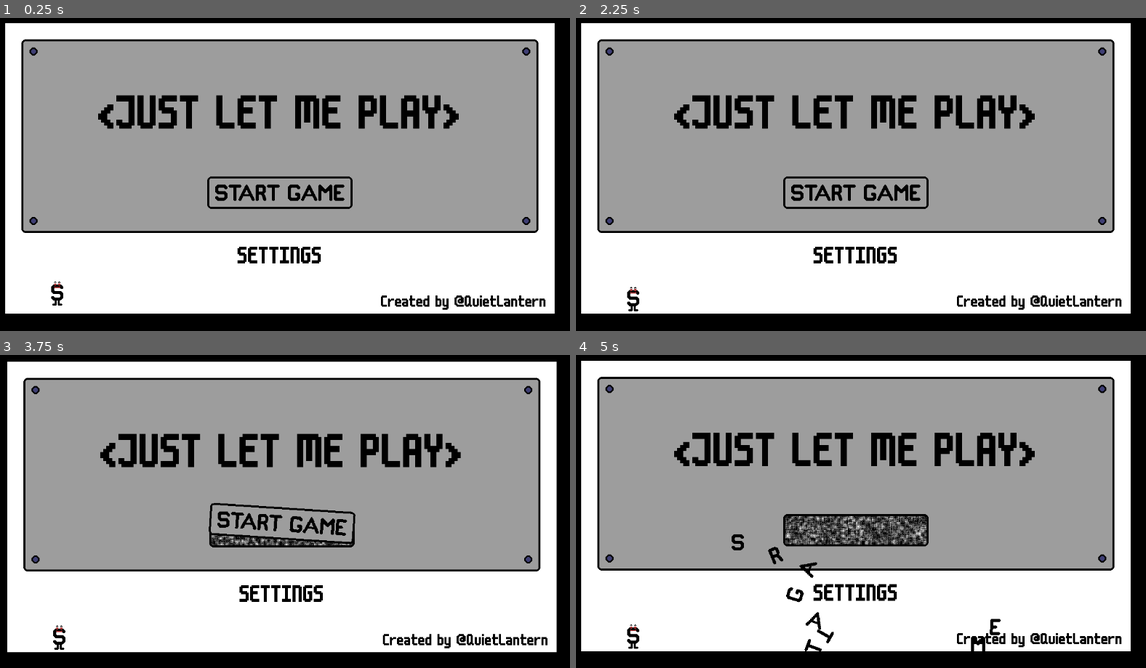
Above: before the commit, frames 1-4 (two rows, left to right).
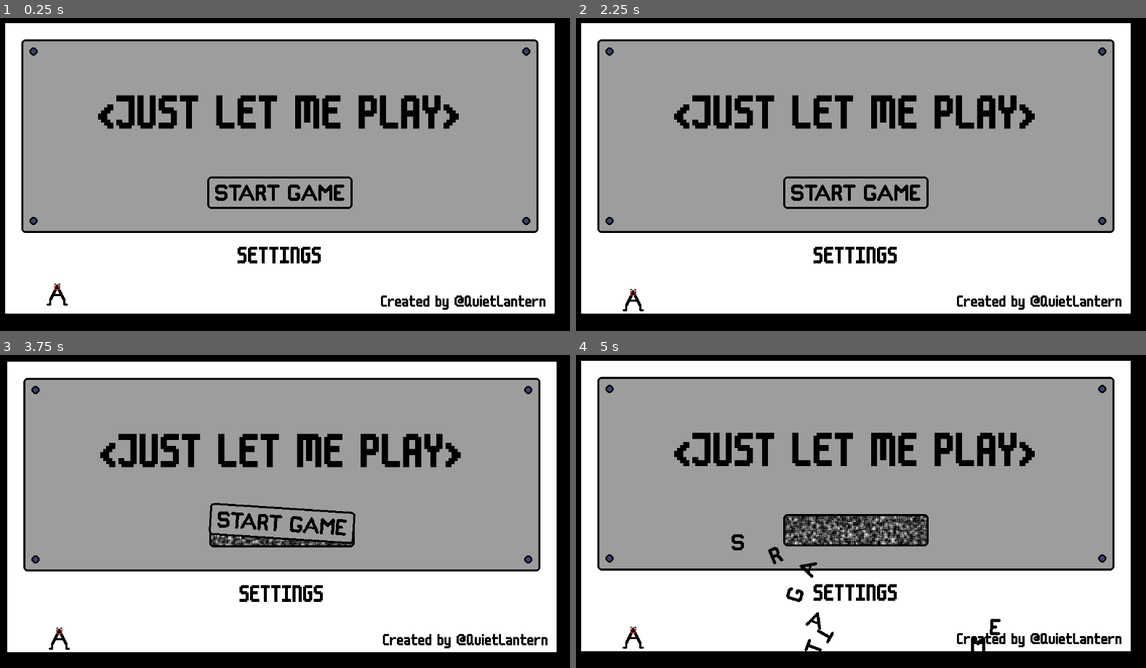
Above: after the commit, the same moments.

Repository: conor-wilson/secret-sapphire
Game: Godot game, scene res://scenes/main.tscn
Two runs of this game, one before a commit and one after it. Both use one fixed random seed, a clock stepped at 60 frames per second and the inputs below.
Inputs (mouse positions are in pixels of both pictures, inside the frame that each line leads up to):
- Up to frame 1 (0.25 s): no input
- Up to frame 2 (2.25 s): move the mouse to (855, 136) at 0.52 s; hold Right (ui_right) 0.53-1.25 s; click (855, 136) at 0.6 s; click "SETTINGS" at 1.25 s; click "BACK" at 2 s
- Up to frame 3 (3.75 s): tap Enter at 2.75 s; move the mouse to (279, 473) at 2.77 s; hold Right (ui_right) 2.78-3.53 s; click (279, 473) at 2.85 s; tap Space at 3.5 s; move the mouse to (279, 530) at 3.52 s; hold Left (ui_left) from 3.53 s (still down); click (279, 530) at 3.6 s
- Up to frame 4 (5 s): move the mouse to (610, 389) at 4.27 s; release Left (ui_left) at 4.28 s; hold Right (ui_right) from 4.28 s (still down); click (610, 389) at 4.35 s

The runs differ from the first frame. In frame 1, 0.1% of the frame differs, in the area x 8-12%, y 83-92%; in frame 2, 0.1%; in frame 3, 0.4%; in frame 4, 1.6%, in the area x 8-62%, y 51-94%.

Commit message:
Added animation sheets for T, A and R

Diff:
--- /dev/null
+++ b/let-me-play/assets/art/RunningLetters/running_a.tres
@@ -0,0 +1,177 @@
+[gd_resource type="SpriteFrames" load_steps=25 format=3 uid="uid://rftjcopnmkle"]
+
+[ext_resource type="Texture2D" uid="uid://cc8lv235lwlhu" path="res://assets/art/RunningLetters/A-Idle.png" id="1_gfffm"]
+[ext_resource type="Texture2D" uid="uid://cx63nanbs6gff" path="res://assets/art/RunningLetters/A-Jumping-Sheet.png" id="2_4d12v"]
+[ext_resource type="Texture2D" uid="uid://dgns8er7yvqw3" path="res://assets/art/RunningLetters/A-Running_Left-Sheet.png" id="3_ae071"]
+[ext_resource type="Texture2D" uid="uid://cc5p3lc3tpaso" path="res://assets/art/RunningLetters/A-Running_Right-Sheet.png" id="4_16nw8"]
+
+[sub_resource type="AtlasTexture" id="AtlasTexture_q16ux"]
+atlas = ExtResource("2_4d12v")
+region = Rect2(0, 0, 64, 64)
+
+[sub_resource type="AtlasTexture" id="AtlasTexture_8snyi"]
+atlas = ExtResource("2_4d12v")
+region = Rect2(64, 0, 64, 64)
+
+[sub_resource type="AtlasTexture" id="AtlasTexture_yfo7h"]
+atlas = ExtResource("2_4d12v")
+region = Rect2(128, 0, 64, 64)
+
+[sub_resource type="AtlasTexture" id="AtlasTexture_4cmul"]
+atlas = ExtResource("2_4d12v")
+region = Rect2(192, 0, 64, 64)
+
+[sub_resource type="AtlasTexture" id="AtlasTexture_27i1l"]
+atlas = ExtResource("3_ae071")
+region = Rect2(0, 0, 64, 64)
+
+[sub_resource type="AtlasTexture" id="AtlasTexture_2abv2"]
+atlas = ExtResource("3_ae071")
+region = Rect2(64, 0, 64, 64)
+
+[sub_resource type="AtlasTexture" id="AtlasTexture_m2cdk"]
+atlas = ExtResource("3_ae071")
+region = Rect2(128, 0, 64, 64)
+
+[sub_resource type="AtlasTexture" id="AtlasTexture_gmsww"]
+atlas = ExtResource("3_ae071")
+region = Rect2(192, 0, 64, 64)
+
+[sub_resource type="AtlasTexture" id="AtlasTexture_jti5o"]
+atlas = ExtResource("3_ae071")
+region = Rect2(256, 0, 64, 64)
+
+[sub_resource type="AtlasTexture" id="AtlasTexture_dq7ty"]
+atlas = ExtResource("3_ae071")
+region = Rect2(320, 0, 64, 64)
+
+[sub_resource type="AtlasTexture" id="AtlasTexture_eh8n1"]
+atlas = ExtResource("3_ae071")
+region = Rect2(384, 0, 64, 64)
+
+[sub_resource type="AtlasTexture" id="AtlasTexture_t47l7"]
+atlas = ExtResource("3_ae071")
+region = Rect2(448, 0, 64, 64)
+
+[sub_resource type="AtlasTexture" id="AtlasTexture_vmlgh"]
+atlas = ExtResource("4_16nw8")
+region = Rect2(0, 0, 64, 64)
+
+[sub_resource type="AtlasTexture" id="AtlasTexture_h0i0l"]
+atlas = ExtResource("4_16nw8")
+region = Rect2(64, 0, 64, 64)
+
+[sub_resource type="AtlasTexture" id="AtlasTexture_caxp6"]
+atlas = ExtResource("4_16nw8")
+region = Rect2(128, 0, 64, 64)
+
+[sub_resource type="AtlasTexture" id="AtlasTexture_0fkuf"]
+atlas = ExtResource("4_16nw8")
+region = Rect2(192, 0, 64, 64)
+
+[sub_resource type="AtlasTexture" id="AtlasTexture_soulc"]
+atlas = ExtResource("4_16nw8")
+region = Rect2(256, 0, 64, 64)
+
+[sub_resource type="AtlasTexture" id="AtlasTexture_2dr1e"]
+atlas = ExtResource("4_16nw8")
+region = Rect2(320, 0, 64, 64)
+
+[sub_resource type="AtlasTexture" id="AtlasTexture_notrc"]
+atlas = ExtResource("4_16nw8")
+region = Rect2(384, 0, 64, 64)
+
+[sub_resource type="AtlasTexture" id="AtlasTexture_j8wkk"]
+atlas = ExtResource("4_16nw8")
+region = Rect2(448, 0, 64, 64)
+
+[resource]
+animations = [{
+"frames": [],
+"loop": true,
+"name": &"default",
+"speed": 5.0
+}, {
+"frames": [{
+"duration": 1.0,
+"texture": ExtResource("1_gfffm")
+}],
+"loop": true,
+"name": &"idle",
+"speed": 12.0
+}, {
+"frames": [{
+"duration": 1.0,
+"texture": SubResource("AtlasTexture_q16ux")
+}, {
+"duration": 1.0,
+"texture": SubResource("AtlasTexture_8snyi")
+}, {
+"duration": 1.0,
+"texture": SubResource("AtlasTexture_yfo7h")
+}, {
+"duration": 1.0,
+"texture": SubResource("AtlasTexture_4cmul")
+}],
+"loop": false,
+"name": &"jumping",
+"speed": 12.0
+}, {
+"frames": [{
+"duration": 1.0,
+"texture": SubResource("AtlasTexture_27i1l")
+}, {
+"duration": 1.0,
+"texture": SubResource("AtlasTexture_2abv2")
+}, {
+"duration": 1.0,
+"texture": SubResource("AtlasTexture_m2cdk")
+}, {
+"duration": 1.0,
+"texture": SubResource("AtlasTexture_gmsww")
+}, {
+"duration": 1.0,
+"texture": SubResource("AtlasTexture_jti5o")
+}, {
+"duration": 1.0,
+"texture": SubResource("AtlasTexture_dq7ty")
+}, {
+"duration": 1.0,
+"texture": SubResource("AtlasTexture_eh8n1")
+}, {
+"duration": 1.0,
+"texture": SubResource("AtlasTexture_t47l7")
+}],
+"loop": true,
+"name": &"running_left",
+"speed": 12.0
+}, {
+"frames": [{
+"duration": 1.0,
+"texture": SubResource("AtlasTexture_vmlgh")
+}, {
+"duration": 1.0,
+"texture": SubResource("AtlasTexture_h0i0l")
+}, {
+"duration": 1.0,
+"texture": SubResource("AtlasTexture_caxp6")
+}, {
+"duration": 1.0,
+"texture": SubResource("AtlasTexture_0fkuf")
+}, {
+"duration": 1.0,
+"texture": SubResource("AtlasTexture_soulc")
+}, {
+"duration": 1.0,
+"texture": SubResource("AtlasTexture_2dr1e")
+}, {
+"duration": 1.0,
+"texture": SubResource("AtlasTexture_notrc")
+}, {
+"duration": 1.0,
+"texture": SubResource("AtlasTexture_j8wkk")
+}],
+"loop": true,
+"name": &"running_right",
+"speed": 12.0
+}]
--- /dev/null
+++ b/let-me-play/assets/art/RunningLetters/running_r.tres
@@ -0,0 +1,177 @@
+[gd_resource type="SpriteFrames" load_steps=25 format=3 uid="uid://cycrm7f7m0ie8"]
+
+[ext_resource type="Texture2D" uid="uid://fmqt4nxurtrr" path="res://assets/art/RunningLetters/R-Idle.png" id="1_8irgp"]
+[ext_resource type="Texture2D" uid="uid://b383ilw3hvbfj" path="res://assets/art/RunningLetters/R-Jumping-Sheet.png" id="2_otig5"]
+[ext_resource type="Texture2D" uid="uid://dn3mscqk3douu" path="res://assets/art/RunningLetters/R-Running_Left-Sheet.png" id="3_fey0e"]
+[ext_resource type="Texture2D" uid="uid://bxkelhd5g46dt" path="res://assets/art/RunningLetters/R-Running_Right-Sheet.png" id="4_klrhi"]
+
+[sub_resource type="AtlasTexture" id="AtlasTexture_dj3fp"]
+atlas = ExtResource("2_otig5")
+region = Rect2(0, 0, 64, 64)
+
+[sub_resource type="AtlasTexture" id="AtlasTexture_hbpqk"]
+atlas = ExtResource("2_otig5")
+region = Rect2(64, 0, 64, 64)
+
+[sub_resource type="AtlasTexture" id="AtlasTexture_orw7j"]
+atlas = ExtResource("2_otig5")
+region = Rect2(128, 0, 64, 64)
+
+[sub_resource type="AtlasTexture" id="AtlasTexture_po0dn"]
+atlas = ExtResource("2_otig5")
+region = Rect2(192, 0, 64, 64)
+
+[sub_resource type="AtlasTexture" id="AtlasTexture_iv5sr"]
+atlas = ExtResource("3_fey0e")
+region = Rect2(0, 0, 64, 64)
+
+[sub_resource type="AtlasTexture" id="AtlasTexture_q0mge"]
+atlas = ExtResource("3_fey0e")
+region = Rect2(64, 0, 64, 64)
+
+[sub_resource type="AtlasTexture" id="AtlasTexture_rlsjr"]
+atlas = ExtResource("3_fey0e")
+region = Rect2(128, 0, 64, 64)
+
+[sub_resource type="AtlasTexture" id="AtlasTexture_cqjpk"]
+atlas = ExtResource("3_fey0e")
+region = Rect2(192, 0, 64, 64)
+
+[sub_resource type="AtlasTexture" id="AtlasTexture_gmjky"]
+atlas = ExtResource("3_fey0e")
+region = Rect2(256, 0, 64, 64)
+
+[sub_resource type="AtlasTexture" id="AtlasTexture_6jhr5"]
+atlas = ExtResource("3_fey0e")
+region = Rect2(320, 0, 64, 64)
+
+[sub_resource type="AtlasTexture" id="AtlasTexture_3yqk3"]
+atlas = ExtResource("3_fey0e")
+region = Rect2(384, 0, 64, 64)
+
+[sub_resource type="AtlasTexture" id="AtlasTexture_e1qwp"]
+atlas = ExtResource("3_fey0e")
+region = Rect2(448, 0, 64, 64)
+
+[sub_resource type="AtlasTexture" id="AtlasTexture_6vxt8"]
+atlas = ExtResource("4_klrhi")
+region = Rect2(0, 0, 64, 64)
+
+[sub_resource type="AtlasTexture" id="AtlasTexture_d8puu"]
+atlas = ExtResource("4_klrhi")
+region = Rect2(64, 0, 64, 64)
+
+[sub_resource type="AtlasTexture" id="AtlasTexture_11eaf"]
+atlas = ExtResource("4_klrhi")
+region = Rect2(128, 0, 64, 64)
+
+[sub_resource type="AtlasTexture" id="AtlasTexture_egcys"]
+atlas = ExtResource("4_klrhi")
+region = Rect2(192, 0, 64, 64)
+
+[sub_resource type="AtlasTexture" id="AtlasTexture_jv8vh"]
+atlas = ExtResource("4_klrhi")
+region = Rect2(256, 0, 64, 64)
+
+[sub_resource type="AtlasTexture" id="AtlasTexture_jgxpl"]
+atlas = ExtResource("4_klrhi")
+region = Rect2(320, 0, 64, 64)
+
+[sub_resource type="AtlasTexture" id="AtlasTexture_10duo"]
+atlas = ExtResource("4_klrhi")
+region = Rect2(384, 0, 64, 64)
+
+[sub_resource type="AtlasTexture" id="AtlasTexture_lonst"]
+atlas = ExtResource("4_klrhi")
+region = Rect2(448, 0, 64, 64)
+
+[resource]
+animations = [{
+"frames": [],
+"loop": true,
+"name": &"default",
+"speed": 5.0
+}, {
+"frames": [{
+"duration": 1.0,
+"texture": ExtResource("1_8irgp")
+}],
+"loop": true,
+"name": &"idle",
+"speed": 12.0
+}, {
+"frames": [{
+"duration": 1.0,
+"texture": SubResource("AtlasTexture_dj3fp")
+}, {
+"duration": 1.0,
+"texture": SubResource("AtlasTexture_hbpqk")
+}, {
+"duration": 1.0,
+"texture": SubResource("AtlasTexture_orw7j")
+}, {
+"duration": 1.0,
+"texture": SubResource("AtlasTexture_po0dn")
+}],
+"loop": false,
+"name": &"jumping",
+"speed": 12.0
+}, {
+"frames": [{
+"duration": 1.0,
+"texture": SubResource("AtlasTexture_iv5sr")
+}, {
+"duration": 1.0,
+"texture": SubResource("AtlasTexture_q0mge")
+}, {
+"duration": 1.0,
+"texture": SubResource("AtlasTexture_rlsjr")
+}, {
+"duration": 1.0,
+"texture": SubResource("AtlasTexture_cqjpk")
+}, {
+"duration": 1.0,
+"texture": SubResource("AtlasTexture_gmjky")
+}, {
+"duration": 1.0,
+"texture": SubResource("AtlasTexture_6jhr5")
+}, {
+"duration": 1.0,
+"texture": SubResource("AtlasTexture_3yqk3")
+}, {
+"duration": 1.0,
+"texture": SubResource("AtlasTexture_e1qwp")
+}],
+"loop": true,
+"name": &"running_left",
+"speed": 12.0
+}, {
+"frames": [{
+"duration": 1.0,
+"texture": SubResource("AtlasTexture_6vxt8")
+}, {
+"duration": 1.0,
+"texture": SubResource("AtlasTexture_d8puu")
+}, {
+"duration": 1.0,
+"texture": SubResource("AtlasTexture_11eaf")
+}, {
+"duration": 1.0,
+"texture": SubResource("AtlasTexture_egcys")
+}, {
+"duration": 1.0,
+"texture": SubResource("AtlasTexture_jv8vh")
+}, {
+"duration": 1.0,
+"texture": SubResource("AtlasTexture_jgxpl")
+}, {
+"duration": 1.0,
+"texture": SubResource("AtlasTexture_10duo")
+}, {
+"duration": 1.0,
+"texture": SubResource("AtlasTexture_lonst")
+}],
+"loop": true,
+"name": &"running_right",
+"speed": 5.0
+}]
--- /dev/null
+++ b/let-me-play/assets/art/RunningLetters/running_t.tres
@@ -0,0 +1,121 @@
+[gd_resource type="SpriteFrames" load_steps=17 format=3 uid="uid://b15mmw4hxryyy"]
+
+[ext_resource type="Texture2D" uid="uid://ck0v6vduu3xvs" path="res://assets/art/RunningLetters/T-Idle.png" id="1_37sd8"]
+[ext_resource type="Texture2D" uid="uid://icf0oxljlgn1" path="res://assets/art/RunningLetters/T-Jumping-Sheet.png" id="2_j7jed"]
+[ext_resource type="Texture2D" uid="uid://dioxeckgtef0i" path="res://assets/art/RunningLetters/T-RunningLeft-Sheet.png" id="3_etjqd"]
+[ext_resource type="Texture2D" uid="uid://dwbe6usxahqy3" path="res://assets/art/RunningLetters/T-Running_Right-Sheet.png" id="4_r4ten"]
+
+[sub_resource type="AtlasTexture" id="AtlasTexture_e45iq"]
+atlas = ExtResource("2_j7jed")
+region = Rect2(0, 0, 64, 64)
+
+[sub_resource type="AtlasTexture" id="AtlasTexture_687ur"]
+atlas = ExtResource("2_j7jed")
+region = Rect2(64, 0, 64, 64)
+
+[sub_resource type="AtlasTexture" id="AtlasTexture_35654"]
+atlas = ExtResource("2_j7jed")
+region = Rect2(128, 0, 64, 64)
+
+[sub_resource type="AtlasTexture" id="AtlasTexture_duia8"]
+atlas = ExtResource("2_j7jed")
+region = Rect2(192, 0, 64, 64)
+
+[sub_resource type="AtlasTexture" id="AtlasTexture_yutar"]
+atlas = ExtResource("3_etjqd")
+region = Rect2(0, 0, 64, 64)
+
+[sub_resource type="AtlasTexture" id="AtlasTexture_8lqff"]
+atlas = ExtResource("3_etjqd")
+region = Rect2(64, 0, 64, 64)
+
+[sub_resource type="AtlasTexture" id="AtlasTexture_4f623"]
+atlas = ExtResource("3_etjqd")
+region = Rect2(128, 0, 64, 64)
+
+[sub_resource type="AtlasTexture" id="AtlasTexture_cjho1"]
+atlas = ExtResource("3_etjqd")
+region = Rect2(192, 0, 64, 64)
+
+[sub_resource type="AtlasTexture" id="AtlasTexture_ahlhu"]
+atlas = ExtResource("4_r4ten")
+region = Rect2(0, 0, 64, 64)
+
+[sub_resource type="AtlasTexture" id="AtlasTexture_aawru"]
+atlas = ExtResource("4_r4ten")
+region = Rect2(64, 0, 64, 64)
+
+[sub_resource type="AtlasTexture" id="AtlasTexture_63b61"]
+atlas = ExtResource("4_r4ten")
+region = Rect2(128, 0, 64, 64)
+
+[sub_resource type="AtlasTexture" id="AtlasTexture_pkaac"]
+atlas = ExtResource("4_r4ten")
+region = Rect2(192, 0, 64, 64)
+
+[resource]
+animations = [{
+"frames": [],
+"loop": true,
+"name": &"default",
+"speed": 5.0
+}, {
+"frames": [{
+"duration": 1.0,
+"texture": ExtResource("1_37sd8")
+}],
+"loop": true,
+"name": &"idle",
+"speed": 12.0
+}, {
+"frames": [{
+"duration": 1.0,
+"texture": SubResource("AtlasTexture_e45iq")
+}, {
+"duration": 1.0,
+"texture": SubResource("AtlasTexture_687ur")
+}, {
+"duration": 1.0,
+"texture": SubResource("AtlasTexture_35654")
+}, {
+"duration": 1.0,
+"texture": SubResource("AtlasTexture_duia8")
+}],
+"loop": false,
+"name": &"jumping",
+"speed": 12.0
+}, {
+"frames": [{
+"duration": 1.0,
+"texture": SubResource("AtlasTexture_yutar")
+}, {
+"duration": 1.0,
+"texture": SubResource("AtlasTexture_8lqff")
+}, {
+"duration": 1.0,
+"texture": SubResource("AtlasTexture_4f623")
+}, {
+"duration": 1.0,
+"texture": SubResource("AtlasTexture_cjho1")
+}],
+"loop": true,
+"name": &"running_left",
+"speed": 12.0
+}, {
+"frames": [{
+"duration": 1.0,
+"texture": SubResource("AtlasTexture_ahlhu")
+}, {
+"duration": 1.0,
+"texture": SubResource("AtlasTexture_aawru")
+}, {
+"duration": 1.0,
+"texture": SubResource("AtlasTexture_63b61")
+}, {
+"duration": 1.0,
+"texture": SubResource("AtlasTexture_pkaac")
+}],
+"loop": true,
+"name": &"running_right",
+"speed": 12.0
+}]
--- a/let-me-play/scenes/running_letter.tscn
+++ b/let-me-play/scenes/running_letter.tscn
@@ -1,7 +1,7 @@
 [gd_scene load_steps=7 format=3 uid="uid://lvqqxc7ln6wx"]
 
 [ext_resource type="Script" path="res://running_letter.gd" id="1_b1yc4"]
-[ext_resource type="SpriteFrames" uid="uid://cjnjhykip21o5" path="res://assets/art/RunningLetters/running_s.tres" id="2_vitff"]
+[ext_resource type="SpriteFrames" uid="uid://rftjcopnmkle" path="res://assets/art/RunningLetters/running_a.tres" id="2_c6l87"]
 
 [sub_resource type="CapsuleShape2D" id="CapsuleShape2D_oh5f5"]
 radius = 12.0
@@ -22,8 +22,8 @@
 script = ExtResource("1_b1yc4")
 
 [node name="AnimatedSprite2D" type="AnimatedSprite2D" parent="."]
-sprite_frames = ExtResource("2_vitff")
-animation = &"running_right"
+sprite_frames = ExtResource("2_c6l87")
+animation = &"idle"
 
 [node name="CollisionShape2D" type="CollisionShape2D" parent="."]
 position = Vector2(0, 7)
Binary file added: let-me-play/assets/art/RunningLetters/A-Idle.png
Not shown, added: let-me-play/assets/art/RunningLetters/A-Idle.png.import
Binary file added: let-me-play/assets/art/RunningLetters/A-Jumping-Sheet.png
Not shown, added: let-me-play/assets/art/RunningLetters/A-Jumping-Sheet.png.import
Binary file added: let-me-play/assets/art/RunningLetters/A-Running_Left-Sheet.png
Not shown, added: let-me-play/assets/art/RunningLetters/A-Running_Left-Sheet.png.import
Binary file added: let-me-play/assets/art/RunningLetters/A-Running_Right-Sheet.png
Not shown, added: let-me-play/assets/art/RunningLetters/A-Running_Right-Sheet.png.import
Binary file added: let-me-play/assets/art/RunningLetters/R-Idle.png
Not shown, added: let-me-play/assets/art/RunningLetters/R-Idle.png.import
Binary file added: let-me-play/assets/art/RunningLetters/R-Jumping-Sheet.png
Not shown, added: let-me-play/assets/art/RunningLetters/R-Jumping-Sheet.png.import
(and 21 more such lines)
